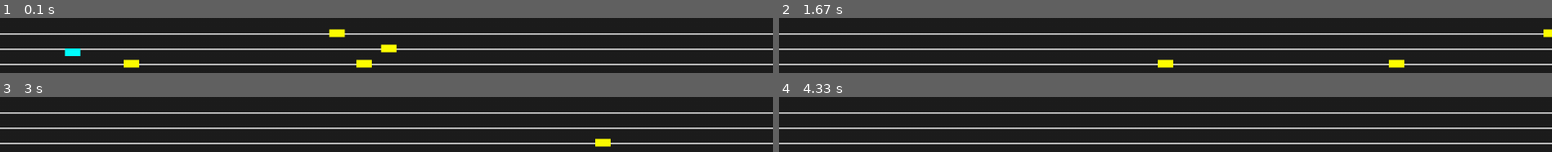
Above: before the commit, frames 1-4 (two rows, left to right).
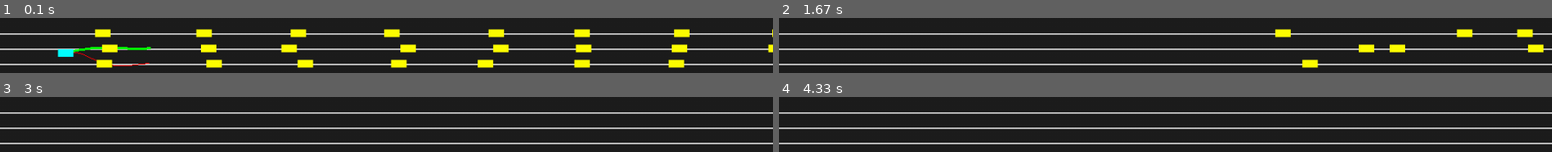
Above: after the commit, the same moments.

Repository: kanika-aapan/RPN-PROJECT
Game: pygame game, started from pygame_simulation.py
Same seed, same stepped clock (60 frames per second), same inputs: the game is played once before the commit and once after it.
Inputs:
- Up to frame 1 (0.1 s): no input
- Up to frame 2 (1.67 s): no input
- Up to frame 3 (3 s): no input
- Up to frame 4 (4.33 s): no input

The runs differ from the first frame. In frame 1, 8.9% of the frame differs, in the area x 7-100%, y 20-91%; in frame 2, 3.0%; in frame 3, 0.3%; in frame 4, nothing differs.

Commit message:
Added Strict Boundary condition

Diff:
--- a/batch_planner.py
+++ b/batch_planner.py
@@ -7,8 +7,8 @@
 
         self.mpc = mpc_controller
 
-        # Tuned weights
-        self.w_lane = 8.0
+        # FINAL tuned weights
+        self.w_lane = 12.0
         self.w_speed = 2.0
         self.w_collision = 50.0
         self.w_smooth = 2.0
@@ -30,20 +30,30 @@
 
         cost = 0.0
 
-        # Lane tracking
+        # =========================
+        # 1. Lane tracking (strong)
+        # =========================
         cost += self.w_lane * np.mean((traj[:, 1] - y_ref) ** 2)
 
-        # Speed tracking
+        # =========================
+        # 2. Speed tracking
+        # =========================
         cost += self.w_speed * np.mean((traj[:, 3] - 20.0) ** 2)
 
-        # Lane change penalty
+        # =========================
+        # 3. Lane change penalty
+        # =========================
         cost += self.w_lane_change * abs(y_ref - current_y)
 
-        # Forward progress
+        # =========================
+        # 4. Forward progress
+        # =========================
         progress = traj[-1, 0] - traj[0, 0]
         cost -= self.w_progress * progress
 
-        # Collision (smooth barrier)
+        # =========================
+        # 5. Collision penalty
+        # =========================
         for k, state in enumerate(traj):
             px, py = state[0], state[1]
             for obs in obstacles:
@@ -53,21 +63,31 @@
                 if dist < 8.0:
                     cost += self.w_collision * (8.0 - dist) ** 2
 
-        # Smoothness
+        # =========================
+        # 6. Smoothness
+        # =========================
         for k in range(1, len(controls)):
             cost += self.w_smooth * np.linalg.norm(
                 controls[k] - controls[k - 1]
             )
 
-        # HARD ROAD BOUNDARY
+        # =========================
+        # 7. HARD + BUFFER BOUNDARY
+        # =========================
+        LOW = -0.5
+        HIGH = 9.5
+        BUFFER = 0.5
+
         for state in traj:
             y = state[1]
 
-            if y < -0.45:
-                cost += 5000.0 * (-0.45 - y) ** 2
+            # LEFT SIDE
+            if y < LOW + BUFFER:
+                cost += 1500.0 * (LOW + BUFFER - y) ** 2
 
-            elif y > 9.45:
-                cost += 5000.0 * (y - 9.45) ** 2
+            # RIGHT SIDE
+            elif y > HIGH - BUFFER:
+                cost += 1500.0 * (y - (HIGH - BUFFER)) ** 2
 
         return cost
 
@@ -116,7 +136,9 @@
         if best_result is None:
             return None, all_results
 
+        # =========================
         # Lane commitment
+        # =========================
         if self.prev_best_lane is not None and best_lane is not None:
             if abs(best_lane - self.prev_best_lane) > 2.0:
                 for res in all_results:
--- a/pygame_simulation.py
+++ b/pygame_simulation.py
@@ -41,7 +41,7 @@
     screen = pygame.display.set_mode((WIDTH, HEIGHT))
     clock = pygame.time.Clock()
 
-    env = HighwayEnv(dt=DT, scenario="overtake")
+    env = HighwayEnv(dt=DT, scenario="dense")
     mpc = MPCController(N=15, dt=DT)
     batch = BatchPlanner(mpc)
 
@@ -70,9 +70,9 @@
 
         state = env.step(state, u)
 
-        # stability fixes
+        # FINAL SAFETY CLAMP (STRICT LANES)
         state[3] = max(state[3], 5.0)
-        state[1] = np.clip(state[1], -0.5, 9.5)
+        state[1] = np.clip(state[1], 0.0, 8.0)
 
         draw_lane_lines(screen)
 
